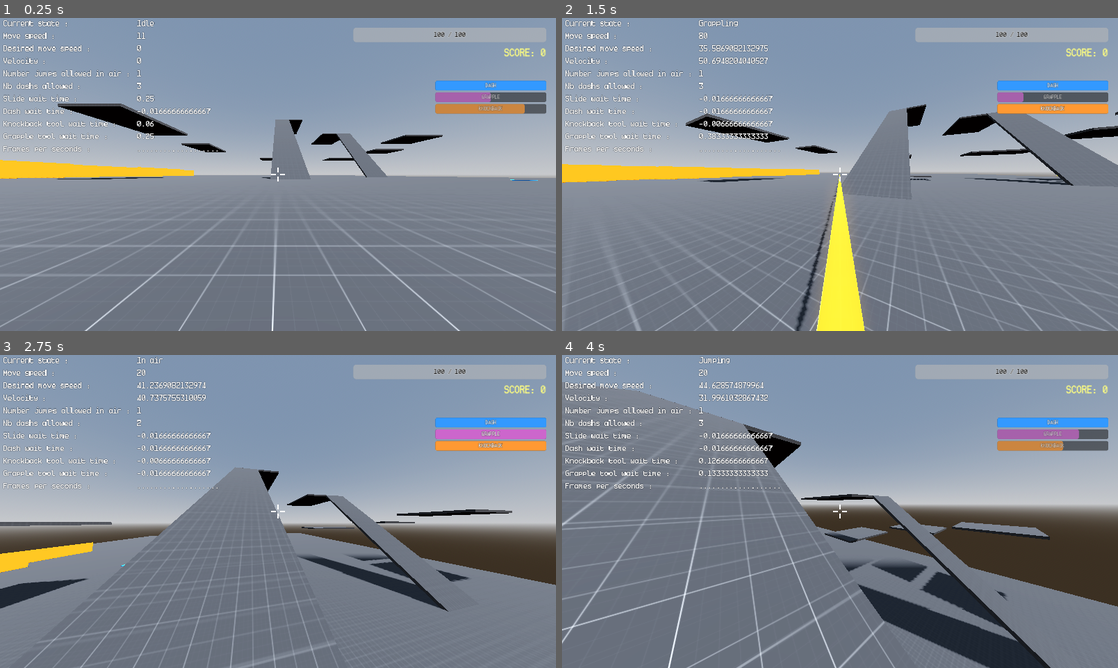
Above: before the commit, frames 1-4 (two rows, left to right).
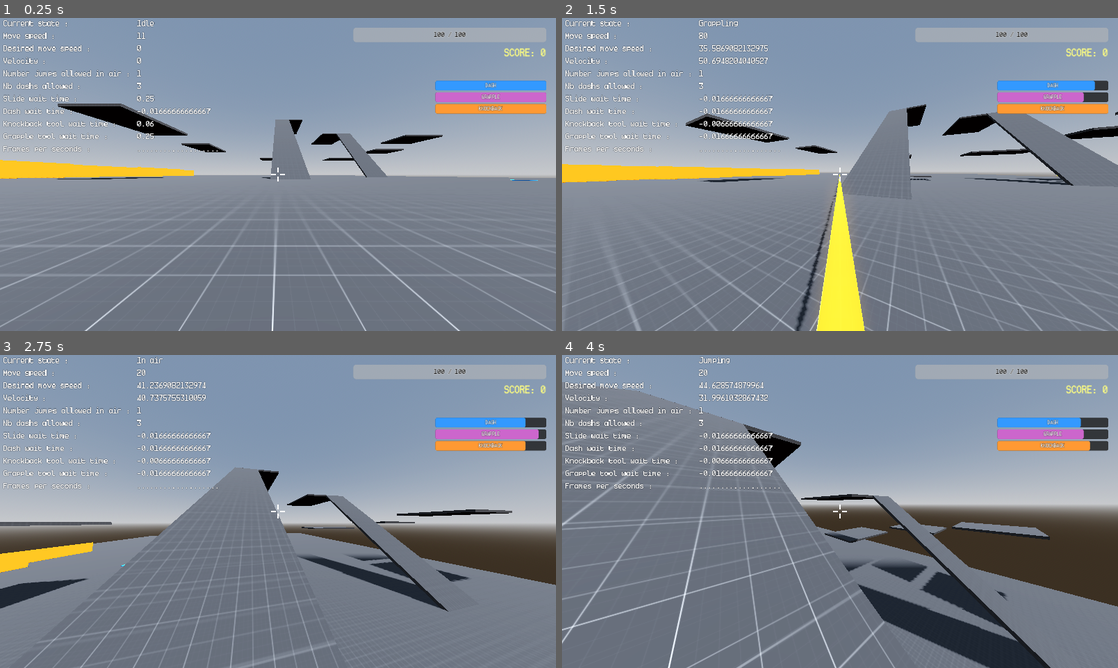
Above: after the commit, the same moments.

Repository: ayoubachak/sticky-man
Game: Godot game, scene res://Scenes/TemplateMapScene.tscn
The game is run twice, just before and just after one commit, with the same random seed, the same clock (stepped at 60 frames per second) and the same inputs. The engine's default icon, where the game draws it, is replaced by a stand-in: a white triangle on a blue panel in a dark square.
Inputs (mouse positions are in pixels of both pictures, inside the frame that each line leads up to):
- Up to frame 1 (0.25 s): no input
- Up to frame 2 (1.5 s): tap Enter at 0.5 s; move the mouse to (867, 174) at 0.52 s; hold W (moveForward) from 0.53 s (still down); tap Ctrl (dash) at 0.6 s; click (867, 174) at 0.67 s; tap Space (jump) at 0.77 s; right-click (867, 174) at 0.8 s; move the mouse to (812, 174) at 1.27 s; right-click (812, 174) at 1.35 s
- Up to frame 3 (2.75 s): keep holding W (moveForward); tap Space (jump) at 1.52 s; tap Mouse wheel up (useKnockbackTool) at 1.55, 2.1 s; move the mouse to (289, 505) at 2.02 s; tap Ctrl (dash) at 2.3 s
- Up to frame 4 (4 s): keep holding W (moveForward); move the mouse to (834, 517) at 2.77 s; tap Ctrl (dash) at 2.85 s; click (834, 517) at 2.92 s; tap Space (jump) at 3.02, 3.77 s; right-click (834, 517) at 3.05 s; move the mouse to (878, 514) at 3.52 s; right-click (878, 514) at 3.6 s; tap Mouse wheel up (useKnockbackTool) at 3.8 s

The runs differ from the first frame. In frame 1, 1.2% of the frame differs, in the area x 78-99%, y 23-31%; in frame 2, 0.8%; in frame 3, 0.3%; in frame 4, 1.5%, in the area x 24-99%, y 20-39%.

Commit message:
Add energy management system for abilities; implement energy consumption and regeneration for Dash, Grapple, and Knockback abilities, updating HUD to reflect energy levels instead of cooldowns.

Diff:
--- a/Scripts/Others/ObjectToolScript.gd
+++ b/Scripts/Others/ObjectToolScript.gd
@@ -4,6 +4,12 @@
 @export var knockbackAmount : float
 @export var waitTimeBefCanUseKnobaAgain : float
 var waitTimeBefCanUseKnobaAgainRef : float
+
+# Knockback energy system
+@export var knockback_max_energy: float = 1.0
+var knockback_current_energy: float = 1.0
+@export var knockback_energy_consumption: float = 0.2  # 20% per use
+@export var knockback_energy_regen_rate: float = 0.18  # Regenerates 18% per second (fastest)
 
 @onready var knockbackToolAttackPoint : Node3D = $KnockbackTool/KnockbackToolAttackPoint
 @onready var animationPlayer : AnimationPlayer = $AnimationPlayer
@@ -19,16 +25,19 @@
 
 	timeManagement(delta)
 
+	# Regenerate energy
+	regenerate_energy(delta)
+
 	sendProperties()
 
 func use(_delta : float):
 	if Input.is_action_just_pressed("useKnockbackTool"):
-		#send a knockback action to the character
-		if waitTimeBefCanUseKnobaAgain <= 0.0:
-			waitTimeBefCanUseKnobaAgain = waitTimeBefCanUseKnobaAgainRef
-
+		# Use energy system instead of cooldown
+		if can_use_knockback():
+			use_knockback_energy()
 			emit_signal("sendKnockback", knockbackAmount, -global_transform.basis.z.normalized())
 			animationPlayer.play("useKnockbackTool")
+			print("Knockback used! Energy remaining: ", knockback_current_energy)
 
 func timeManagement(delta : float):
 	if waitTimeBefCanUseKnobaAgain > 0.0: waitTimeBefCanUseKnobaAgain -= delta
@@ -37,6 +46,24 @@
 	#display knockback tool properties
 	hud.displayKnockbackToolWaitTime(waitTimeBefCanUseKnobaAgain)
 
-	# Update knockback ability bar
-	if hud.has_method("update_knockback_bar"):
+	# Update knockback ability bar with energy system
+	if hud.has_method("update_knockback_bar_energy"):
+		hud.update_knockback_bar_energy(knockback_current_energy, knockback_max_energy, knockback_energy_consumption)
+	elif hud.has_method("update_knockback_bar"):
+		# Fallback for compatibility
 		hud.update_knockback_bar(waitTimeBefCanUseKnobaAgain, waitTimeBefCanUseKnobaAgainRef)
+
+# Check if knockback tool has enough energy
+func can_use_knockback() -> bool:
+	return knockback_current_energy >= knockback_energy_consumption
+
+# Consume energy when using knockback
+func use_knockback_energy():
+	knockback_current_energy -= knockback_energy_consumption
+	knockback_current_energy = max(knockback_current_energy, 0.0)
+
+# Regenerate knockback energy over time
+func regenerate_energy(delta: float):
+	if knockback_current_energy < knockback_max_energy:
+		knockback_current_energy += knockback_energy_regen_rate * delta
+		knockback_current_energy = min(knockback_current_energy, knockback_max_energy)
--- a/Scripts/PlayerCharacter/PlayerCharacterScript.gd
+++ b/Scripts/PlayerCharacter/PlayerCharacterScript.gd
@@ -95,6 +95,19 @@
 @export var elite_zombie_threshold: int = 100 # Points needed before elite zombies spawn
 @export var spawn_rate_increase_threshold: int = 200 # Points needed before spawn rate increases
 
+# Ability Energy System
+@export_group("ability energy system")
+@export var dash_max_energy: float = 1.0
+var dash_current_energy: float = 1.0
+@export var dash_energy_consumption: float = 0.25  # 25% per use
+@export var dash_energy_regen_rate: float = 0.15   # Regenerates 15% per second (slow)
+
+@export var grapple_max_energy: float = 1.0
+var grapple_current_energy: float = 1.0
+@export var grapple_energy_consumption: float = 0.15  # 15% per use
+@export var grapple_energy_regen_rate: float = 0.12   # Regenerates 12% per second (slower)
+
+# Legacy dash variables (keeping for compatibility)
 @export var dashTime : float
 var dashTimeRef : float
 @export var nbDashAllowed : int
@@ -203,6 +216,9 @@
 func _physics_process(delta):
 	#the behaviours that is preferable to check every "physics" frame
 
+	# Regenerate ability energy over time
+	regenerate_ability_energy(delta)
+
 	applies(delta)
 
 	move(delta)
@@ -346,9 +362,9 @@
 	hud.displayNbJumpsAllowedInAir(nbJumpsInAirAllowed)
 	hud.displayGrappleHookToolWaitTime(timeBeforeCanGrappleAgain)
 
-	# Update ability cooldown bars
-	hud.update_dash_bar(timeBeforeCanDashAgain, timeBeforeCanDashAgainRef)
-	hud.update_grapple_bar(timeBeforeCanGrappleAgain, timeBeforeCanGrappleAgainRef)
+	# Update ability energy bars (now showing energy levels instead of cooldowns)
+	hud.update_dash_bar_energy(dash_current_energy, dash_max_energy, dash_energy_consumption)
+	hud.update_grapple_bar_energy(grapple_current_energy, grapple_max_energy, grapple_energy_consumption)
 
 	#not a property, but a visual
 	if currentState == states.DASH: hud.displaySpeedLines(dashTime)
@@ -725,13 +741,15 @@
 		else: runStateChanges()
 
 func dashStateChanges():
-	#condition here, the state is changed only if the character is moving (so has an input direction)
-	if inputDirection != Vector2.ZERO and timeBeforeCanDashAgain <= 0.0 and nbDashAllowed > 0:
+	#condition here, the state is changed only if the character is moving and has enough energy
+	if inputDirection != Vector2.ZERO and can_use_dash():
 		currentState = states.DASH
-		nbDashAllowed -= 1
+		use_dash_energy()  # Consume energy instead of using cooldown system
 		moveSpeed = dashSpeed
 		dashTime = dashTimeRef
 		velocityPreDash = velocity #save the pre dash velocity, to apply it when the dash is finished (to get back to a normal velocity)
+
+		print("Dash used! Energy remaining: ", dash_current_energy)
 
 		if mesh.scale.y != 1.0:
 			mesh.scale.y = 1.0
@@ -753,19 +771,20 @@
 			mesh.position.y = 0.0
 
 func grappleStateChanges():
-	#condition here, the state is changed only if the character isn't already grappling, and the grapple check is colliding
-	if grappleHookCheck.is_colliding() and timeBeforeCanGrappleAgain <= 0.0 and currentState != states.GRAPPLE:
+	#condition here, the state is changed only if the character isn't already grappling, has enough energy, and the grapple check is colliding
+	if grappleHookCheck.is_colliding() and can_use_grapple() and currentState != states.GRAPPLE:
 		currentState = states.GRAPPLE
+		use_grapple_energy()  # Consume energy instead of using cooldown system
 
 		if is_on_floor(): velocity.y = grappleLaunchJumpVelocity
 
-		timeBeforeCanGrappleAgain = timeBeforeCanGrappleAgainRef
 		if nbJumpsInAirAllowed < nbJumpsInAirAllowedRef: nbJumpsInAirAllowed = nbJumpsInAirAllowedRef
 		moveSpeed = grapHookSpeed
 
+		print("Grapple used! Energy remaining: ", grapple_current_energy)
+
 		#get the collision point of the grapple hook raycast check
 		anchorPoint = grappleHookCheck.get_collision_point()
-
 
 		standHitbox.disabled = false
 		crouchHitbox.disabled = true
@@ -905,3 +924,31 @@
 			# Could add gameplay effects here, like temporary invincibility or health boost
 			current_health = min(current_health + 20, max_health) # Bonus health at milestones
 			hud.update_health_display(current_health, max_health)
+
+# Regenerate ability energy over time
+func regenerate_ability_energy(delta: float):
+	# Regenerate dash energy
+	if dash_current_energy < dash_max_energy:
+		dash_current_energy += dash_energy_regen_rate * delta
+		dash_current_energy = min(dash_current_energy, dash_max_energy)
+
+	# Regenerate grapple energy
+	if grapple_current_energy < grapple_max_energy:
+		grapple_current_energy += grapple_energy_regen_rate * delta
+		grapple_current_energy = min(grapple_current_energy, grapple_max_energy)
+
+# Check if ability has enough energy to be used
+func can_use_dash() -> bool:
+	return dash_current_energy >= dash_energy_consumption
+
+func can_use_grapple() -> bool:
+	return grapple_current_energy >= grapple_energy_consumption
+
+# Consume energy when using abilities
+func use_dash_energy():
+	dash_current_energy -= dash_energy_consumption
+	dash_current_energy = max(dash_current_energy, 0.0)
+
+func use_grapple_energy():
+	grapple_current_energy -= grapple_energy_consumption
+	grapple_current_energy = max(grapple_current_energy, 0.0)
--- a/Scripts/PlayerCharacter/UI/HUDScript.gd
+++ b/Scripts/PlayerCharacter/UI/HUDScript.gd
@@ -206,6 +206,22 @@
 		else:
 			dash_bar.modulate.a = 0.7  # On cooldown
 
+# Update the dash ability bar with energy system
+func update_dash_bar_energy(current_energy: float, max_energy: float, min_energy_needed: float):
+	if dash_bar and is_instance_valid(dash_bar):
+		# Show current energy as percentage
+		var percentage = (current_energy / max_energy) * 100.0
+		dash_bar.value = percentage
+
+		# Change appearance based on whether ability can be used
+		if current_energy >= min_energy_needed:
+			dash_bar.modulate.a = 1.0  # Can use ability
+		else:
+			dash_bar.modulate.a = 0.6  # Not enough energy
+			# Optional: Add a pulsing effect when low on energy
+			var time = Time.get_ticks_msec() / 1000.0
+			dash_bar.modulate.a = 0.6 + 0.2 * sin(time * 6.0)
+
 # Update the grapple hook ability bar
 func update_grapple_bar(current_cooldown: float, max_cooldown: float):
 	if grapple_bar and is_instance_valid(grapple_bar):
@@ -218,6 +234,22 @@
 		else:
 			grapple_bar.modulate.a = 0.7  # On cooldown
 
+# Update the grapple hook ability bar with energy system
+func update_grapple_bar_energy(current_energy: float, max_energy: float, min_energy_needed: float):
+	if grapple_bar and is_instance_valid(grapple_bar):
+		# Show current energy as percentage
+		var percentage = (current_energy / max_energy) * 100.0
+		grapple_bar.value = percentage
+
+		# Change appearance based on whether ability can be used
+		if current_energy >= min_energy_needed:
+			grapple_bar.modulate.a = 1.0  # Can use ability
+		else:
+			grapple_bar.modulate.a = 0.6  # Not enough energy
+			# Optional: Add a pulsing effect when low on energy
+			var time = Time.get_ticks_msec() / 1000.0
+			grapple_bar.modulate.a = 0.6 + 0.2 * sin(time * 5.0)
+
 # Update the knockback tool ability bar
 func update_knockback_bar(current_cooldown: float, max_cooldown: float):
 	if knockback_bar and is_instance_valid(knockback_bar):
@@ -229,6 +261,22 @@
 			knockback_bar.modulate.a = 1.0  # Fully available
 		else:
 			knockback_bar.modulate.a = 0.7  # On cooldown
+
+# Update the knockback tool ability bar with energy system
+func update_knockback_bar_energy(current_energy: float, max_energy: float, min_energy_needed: float):
+	if knockback_bar and is_instance_valid(knockback_bar):
+		# Show current energy as percentage
+		var percentage = (current_energy / max_energy) * 100.0
+		knockback_bar.value = percentage
+
+		# Change appearance based on whether ability can be used
+		if current_energy >= min_energy_needed:
+			knockback_bar.modulate.a = 1.0  # Can use ability
+		else:
+			knockback_bar.modulate.a = 0.6  # Not enough energy
+			# Optional: Add a pulsing effect when low on energy (fastest pulse for fastest regen)
+			var time = Time.get_ticks_msec() / 1000.0
+			knockback_bar.modulate.a = 0.6 + 0.2 * sin(time * 8.0)
 
 # Show a milestone notification when the player reaches a score threshold
 func show_milestone_notification(message: String):
